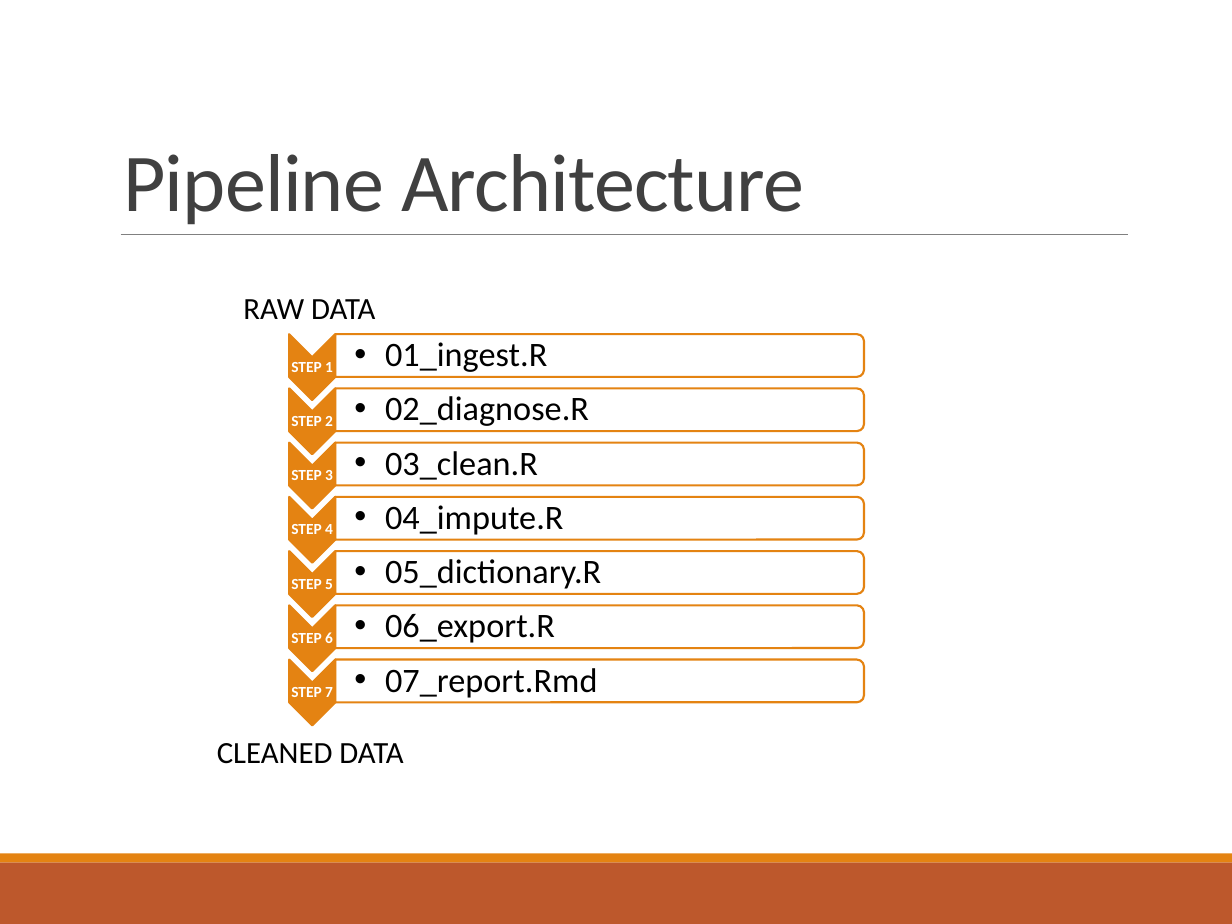
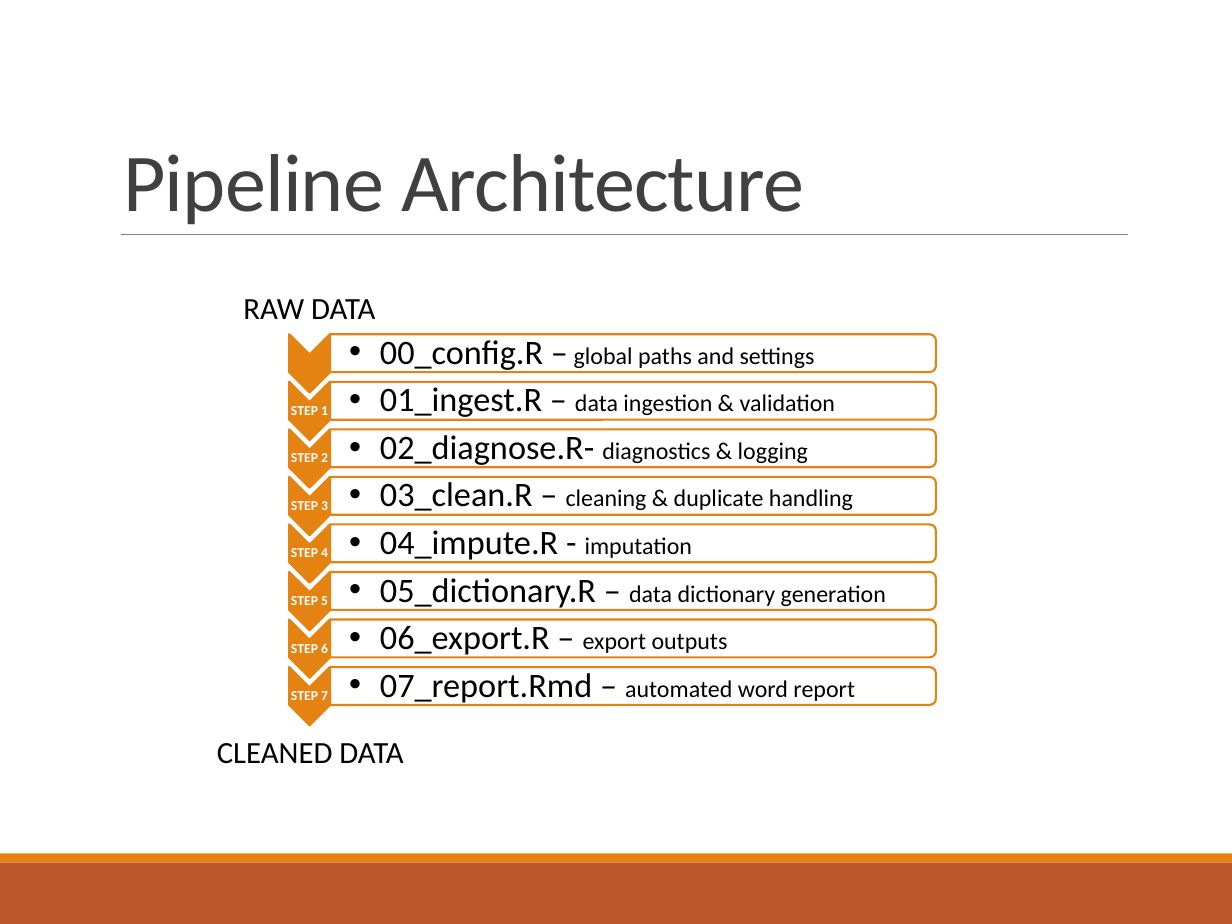
Before and after one commit to TynishaN/healthcare_cleaning_pipeline, a slide deck: slide 4 of presentation/healthcare_pipeline_presentation.pptx (slide 5 before the commit). Drawn at 1232x924 pixels with LibreOffice and Linux fonts; fonts in the diff are those of the drawing. Boxes give left, top, right and bottom in pixels: in the first picture for what was removed or moved away, otherwise in the second. Text is boxed around its words. In the diff, an @@ line names an element or a change of style, - is before the commit and + after.

```diff
--- a/presentation/healthcare_pipeline_presentation.pptx
+++ b/presentation/healthcare_pipeline_presentation.pptx
@@ chevron: place and size @@
-chevron at box(290, 334, 335, 399)
+chevron at box(290, 334, 330, 392)
@@ round same rect: place and size @@
-round same rect at box(335, 334, 864, 377)
+round same rect at box(330, 334, 936, 373)
@@ text added at box(380, 340, 815, 373), 14 pt, text #000000 @@
+  • 00_config.R – global paths and settings
@@ chevron: place and size @@
-chevron at box(290, 388, 335, 453)
+chevron at box(290, 382, 330, 440)
@@ round same rect: place and size @@
-round same rect at box(335, 388, 864, 431)
+round same rect at box(330, 381, 936, 419)
@@ text at box(380, 387, 835, 420): text changed; size 20 to 14 pt @@
-  • 01_ingest.R
+  • 01_ingest.R – data ingestion & validation
@@ size 9 to 8 pt in 7 elements at box(291, 691, 328, 700), box(291, 643, 328, 653), box(291, 596, 328, 605), box(291, 548, 328, 557), box(291, 501, 328, 510), box(291, 453, 328, 462), box(291, 406, 328, 415) @@
@@ text "STEP 1": place and size @@
-text "STEP 1" at box(291, 362, 333, 372)
+text "STEP 1" at box(291, 406, 328, 415)
@@ chevron: place and size @@
-chevron at box(290, 442, 335, 508)
+chevron at box(290, 430, 330, 488)
@@ round same rect: place and size @@
-round same rect at box(335, 442, 864, 485)
+round same rect at box(330, 429, 936, 468)
@@ text at box(380, 435, 808, 468): text changed; size 20 to 14 pt @@
-  • 02_diagnose.R
+  • 02_diagnose.R- diagnostics & logging
@@ text "STEP 2": place and size @@
-text "STEP 2" at box(291, 416, 333, 426)
+text "STEP 2" at box(291, 453, 328, 462)
@@ chevron: place and size @@
-chevron at box(290, 496, 335, 562)
+chevron at box(290, 477, 330, 535)
@@ round same rect: place and size @@
-round same rect at box(335, 496, 864, 540)
+round same rect at box(330, 477, 936, 516)
@@ text "STEP 3": place and size @@
-text "STEP 3" at box(291, 470, 333, 480)
+text "STEP 3" at box(291, 501, 328, 510)
@@ text at box(380, 482, 853, 515): text changed; size 20 to 14 pt @@
-  • 03_clean.R
+  • 03_clean.R – cleaning & duplicate handling
@@ chevron added at box(290, 525, 330, 583), fill #E48312, outline #E48312 1.25 pt @@
@@ round same rect added at box(330, 524, 936, 562), fill #FFFFFF at 90% opacity, outline #E48312 1.25 pt @@
@@ text at box(380, 530, 692, 563): text changed @@
-  • 04_impute.R
+  • 04_impute.R - imputation
@@ text "STEP 4": place and size @@
-text "STEP 4" at box(291, 524, 333, 534)
+text "STEP 4" at box(291, 548, 328, 557)
@@ text "STEP 5": place and size @@
-text "STEP 5" at box(291, 579, 333, 589)
+text "STEP 5" at box(291, 596, 328, 605)
@@ chevron: place and size @@
-chevron at box(290, 551, 335, 616)
+chevron at box(290, 572, 330, 630)
@@ round same rect: place and size @@
-round same rect at box(335, 551, 864, 594)
+round same rect at box(330, 572, 936, 610)
@@ text at box(380, 578, 886, 610): text changed; size 20 to 14 pt @@
-  • 05_dictionary.R
+  • 05_dictionary.R – data dictionary generation
@@ chevron: place and size @@
-chevron at box(290, 605, 335, 670)
+chevron at box(290, 620, 330, 678)
@@ round same rect: place and size @@
-round same rect at box(335, 605, 864, 648)
+round same rect at box(330, 619, 936, 657)
@@ text at box(380, 626, 728, 658): text changed; size 20 to 14 pt @@
-  • 06_export.R
+  • 06_export.R – export outputs
@@ text "STEP 6": place and size @@
-text "STEP 6" at box(291, 632, 333, 643)
+text "STEP 6" at box(291, 643, 328, 653)
@@ chevron: place and size @@
-chevron at box(290, 659, 335, 724)
+chevron at box(290, 668, 330, 726)
@@ round same rect: place and size @@
-round same rect at box(335, 659, 864, 702)
+round same rect at box(330, 667, 936, 705)
@@ text at box(380, 673, 855, 706): text changed; size 20 to 14 pt @@
-  • 07_report.Rmd
+  • 07_report.Rmd – automated word report
```
Also in this commit, not shown: 11 other slides changed, 5 slides removed, 6 other files.
